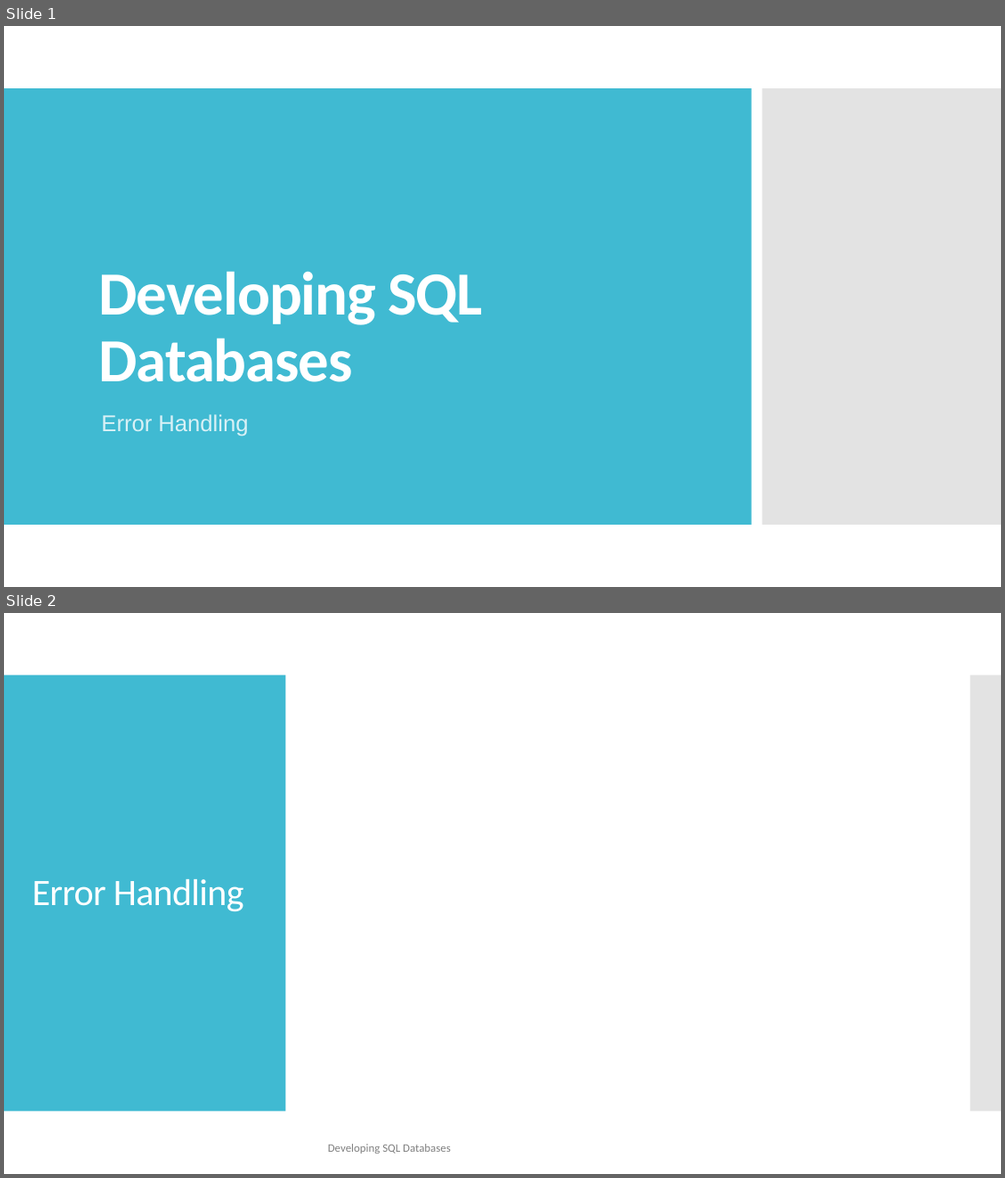
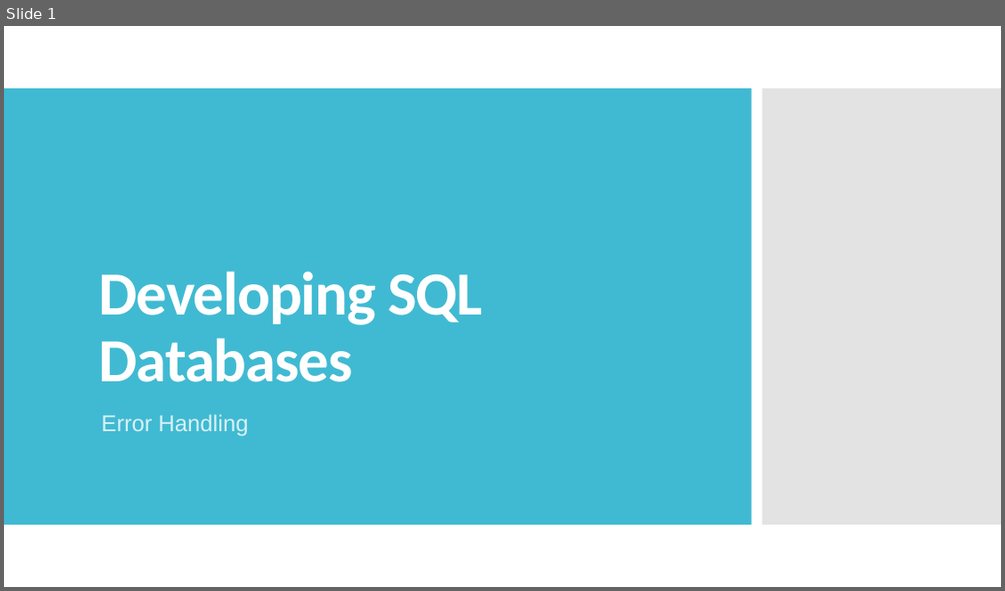
Before and after one commit to TKostyrka/70762DevSQLDB, a slide deck: DEVSQL_14_ErrorHandling/DEVSQL_14_ErrorHandling.pptx. Shown one above the other, each under a label of ours: slides 1 and 2 before the commit, slide 1 after it. The pictures are 1005x1178 and 1005x591 pixels, drawn with LibreOffice and Linux fonts; fonts in the diff are those of the drawing. Boxes give left, top, right and bottom in pixels: in the first picture for what was removed or moved away, otherwise in the second. Text is boxed around its words. In the diff, an @@ line names an element or a change of style, - is before the commit and + after.

```diff
--- a/DEVSQL_14_ErrorHandling/DEVSQL_14_ErrorHandling.pptx
+++ b/DEVSQL_14_ErrorHandling/DEVSQL_14_ErrorHandling.pptx
@@ slide 2 removed at (4,613,1001,1174), background #FFFFFF @@
@@ rectangle removed at (4,675,286,1111) @@
@@ rectangle removed at (971,675,1001,1111) @@
@@ title removed at (32,879,244,911) @@
-Error Handling
@@ text removed at (328,1143,451,1153) @@
-Developing SQL Databases
```
Also in this commit, not shown: 8 slides changed, 3 other files.
